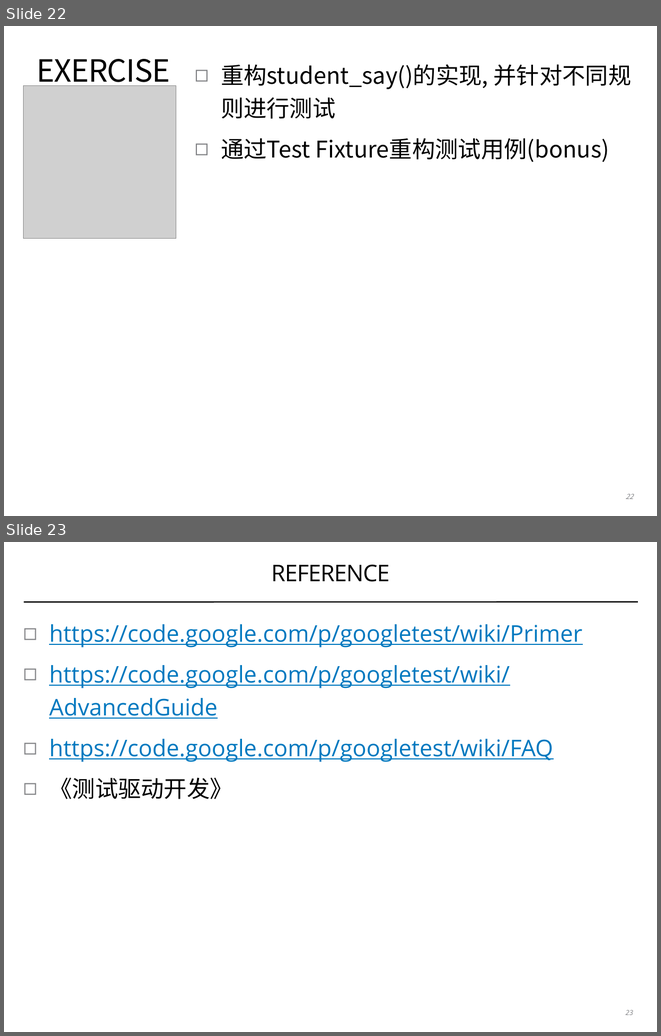
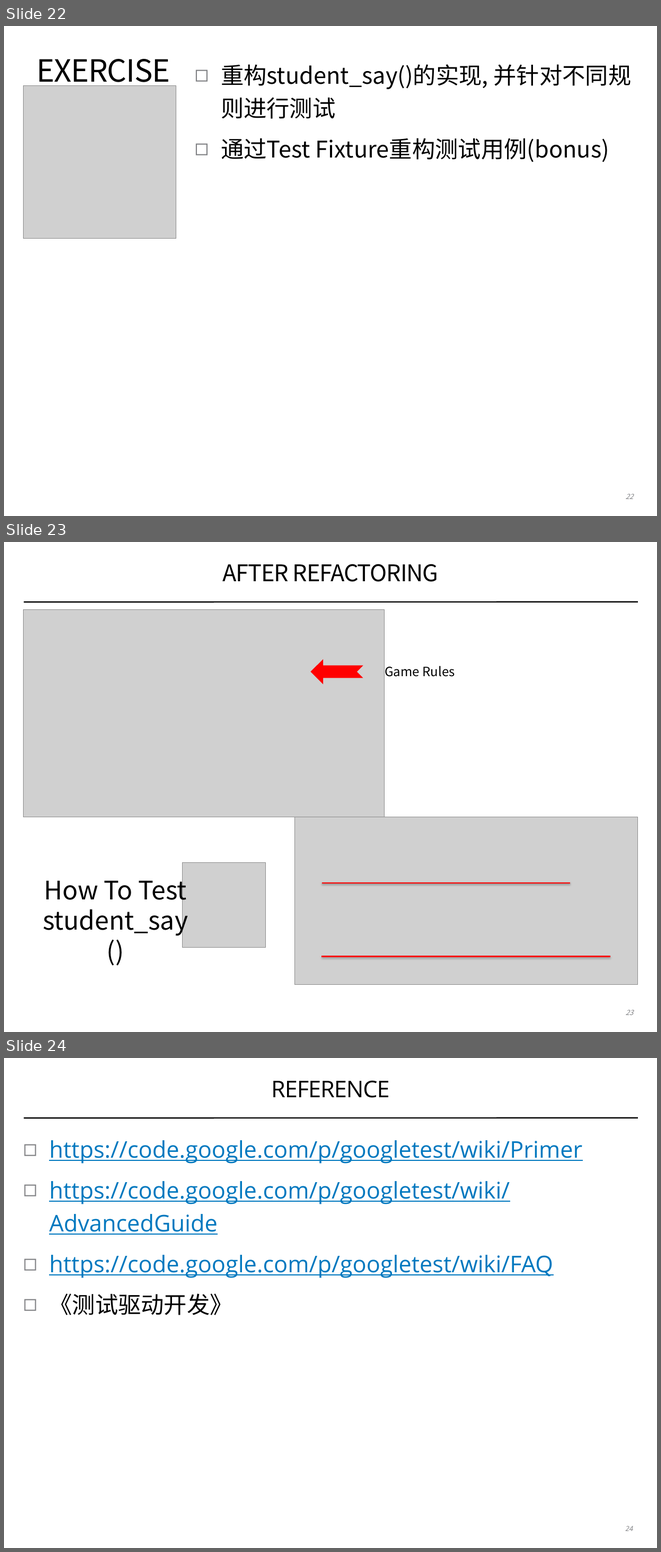
Before and after one commit to coney/c-training, a slide deck: UT/session1/UT Workshop 1.pptx. Shown one above the other, each under a label of ours: slides 22 and 23 before the commit, slides 22, 23 and 24 after it. The pictures are 661x1036 and 661x1552 pixels, drawn with LibreOffice and Linux fonts; fonts in the diff are those of the drawing; grey boxes stand for pictures. Boxes give left, top, right and bottom in pixels: in the first picture for what was removed or moved away, otherwise in the second. Text is boxed around its words. In the diff, an @@ line names an element or a change of style, - is before the commit and + after.

```diff
--- a/UT/session1/UT Workshop 1.pptx
+++ b/UT/session1/UT Workshop 1.pptx
@@ slide 23 added at (4,542,657,1032), background #FFFFFF; not listed: 1 template element that a slide beside it also shows @@
@@ title added at (222,564,439,582), 36 pt, text #000000 @@
+AFTER REFACTORING
@@ picture added at (23,609,385,817) @@
@@ notched right arrow added at (311,659,363,685), fill #FF0000 @@
@@ text added at (385,665,455,677), 20 pt, text #000000 @@
+Game Rules
@@ picture added at (294,817,638,984) @@
@@ text added at (43,873,188,936), 40 pt, text #000000 @@
+How To Test student_say()
@@ picture added at (182,863,265,947) @@
@@ line added from (322, 883) to (570, 883), #FF0000 2 pt @@
@@ line added from (322, 956) to (610, 956), #FF0000 2 pt @@
@@ page number added at (626,1009,634,1015), 11 pt, text #808184, italic @@
+23
@@ what was slide 23 is now slide 24 @@
@@ page number at (626,1525,634,1531): text changed @@
-23
+24
```
Also in this commit, not shown: 1 slide changed, 1 other file.
